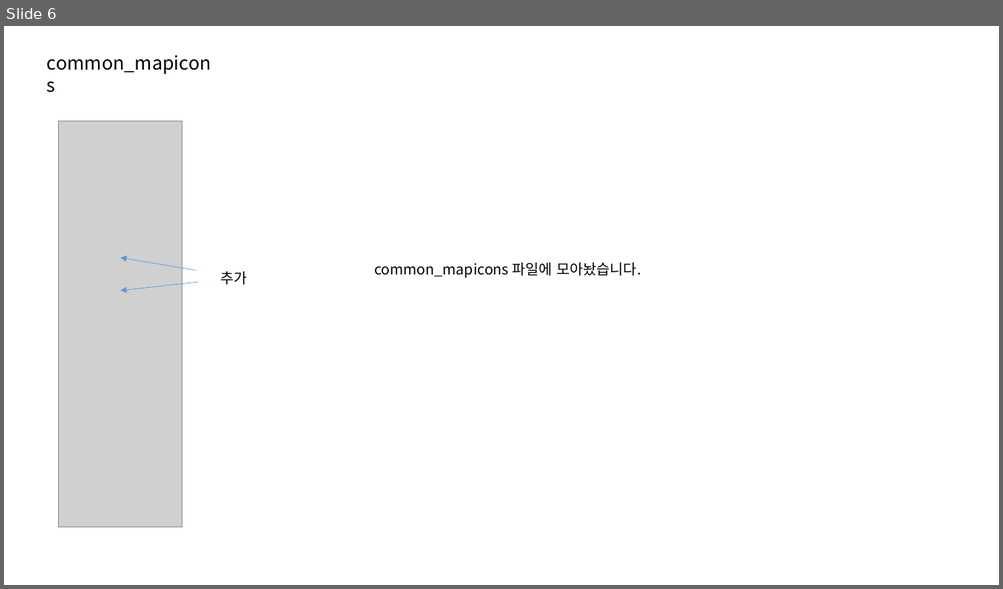
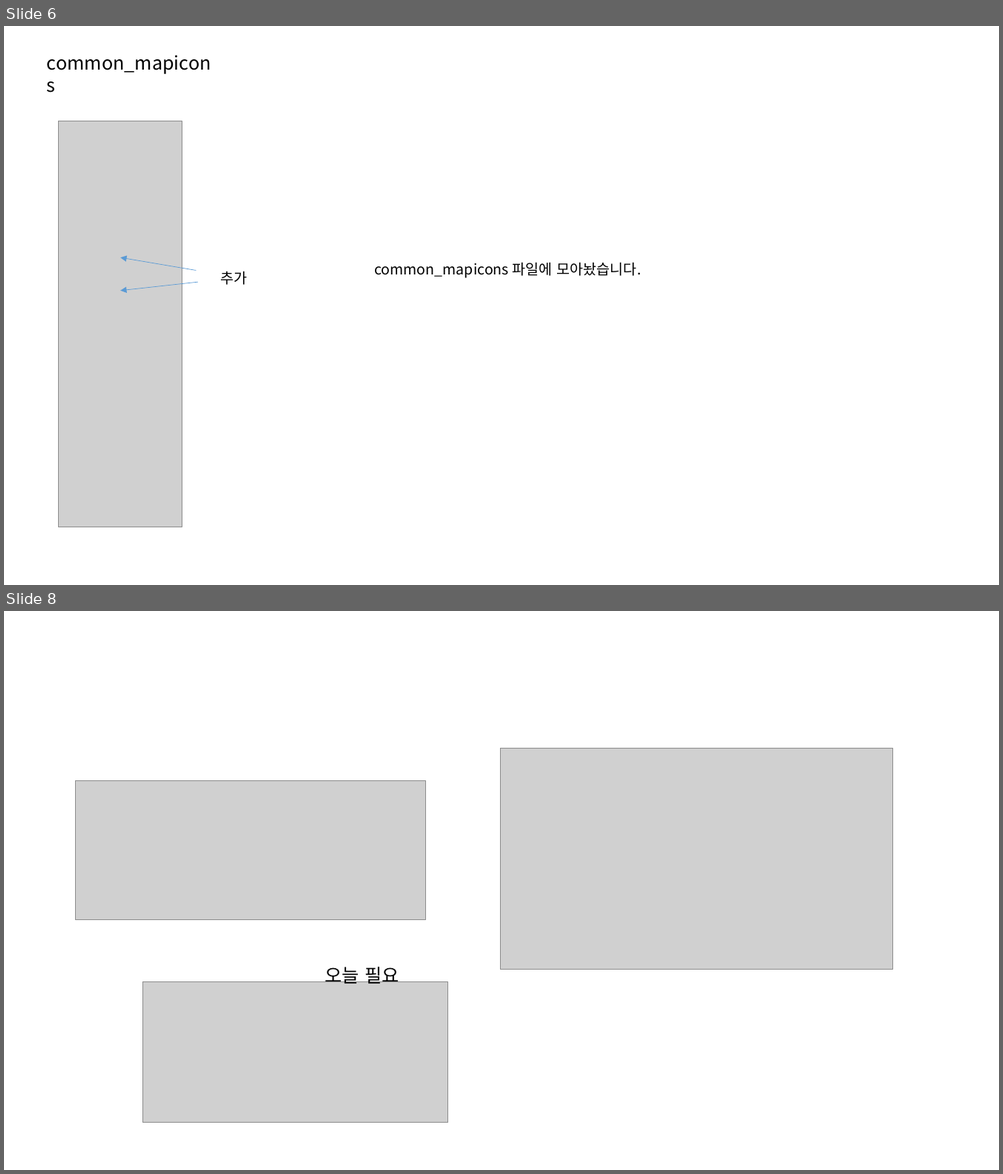
Before and after one commit to jeoungGyy/sejong, a slide deck: ppt/04-03.pptx. Shown one above the other, each under a label of ours: slide 6 before the commit, slides 6 and 8 after it; the slides between them are not shown. The pictures are 1003x589 and 1003x1174 pixels, drawn with LibreOffice and Linux fonts; fonts in the diff are those of the drawing; grey boxes stand for pictures. Boxes give left, top, right and bottom in pixels: in the first picture for what was removed or moved away, otherwise in the second. Text is boxed around its words. In the diff, an @@ line names an element or a change of style, - is before the commit and + after.

```diff
--- a/ppt/04-03.pptx
+++ b/ppt/04-03.pptx
@@ slide 8 added at box(4, 611, 999, 1170), background #FFFFFF @@
@@ picture added at box(501, 749, 893, 969) @@
@@ picture added at box(76, 781, 427, 920) @@
@@ picture added at box(143, 982, 448, 1124) @@
@@ text added at box(325, 967, 398, 987), 18 pt, text #000000 @@
+오늘 필요
```
Also in this commit, not shown: 10 other slides added, 14 other files.
